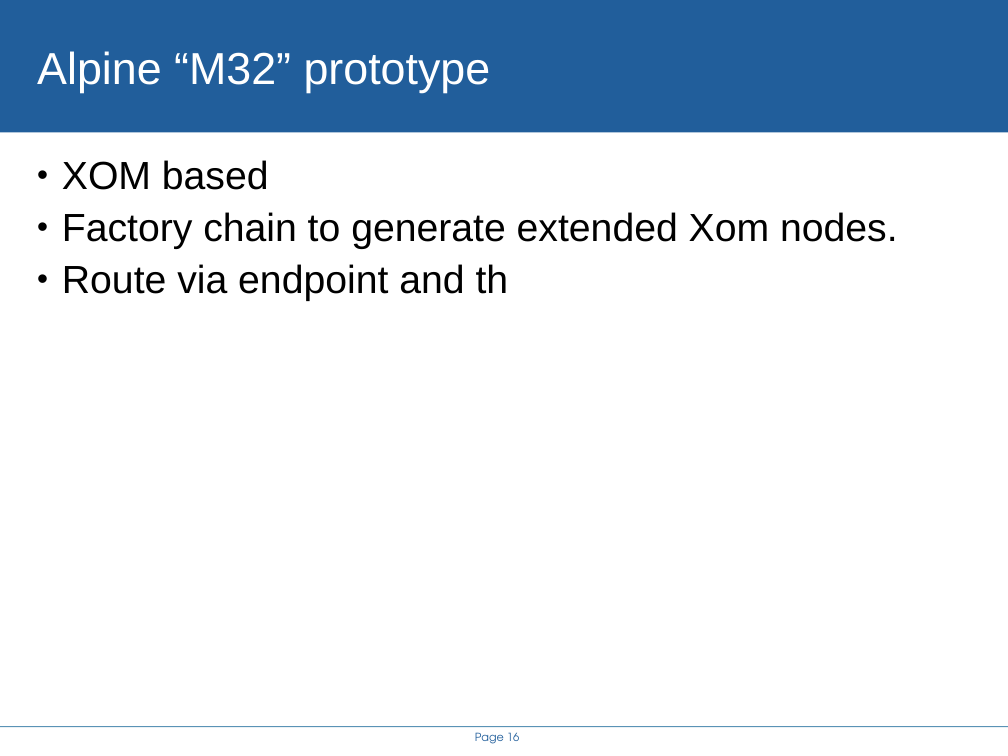
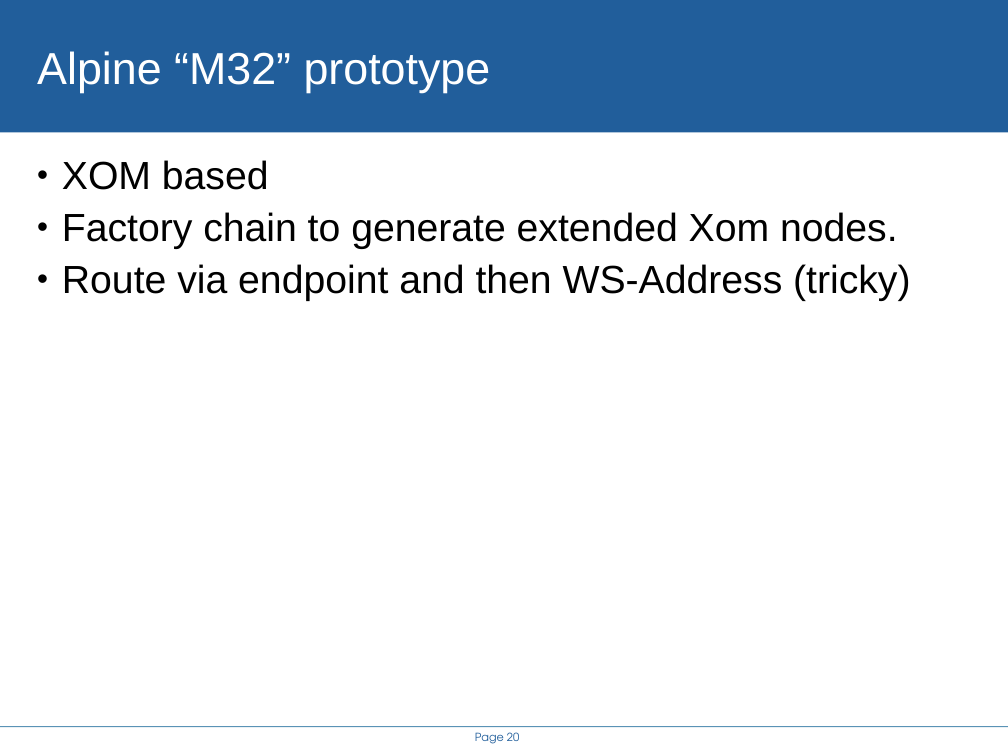
Before and after one commit to steveloughran/smartfrog, a slide deck: slide 20 of projects/alpine/doc/icws2005/rethinking_the_java_SOAP_stack.ppt (slide 16 before the commit). Drawn at 1008x756 pixels with LibreOffice and Linux fonts; fonts in the diff are those of the drawing; background and template pictures are left out. Boxes give left, top, right and bottom in pixels: in the first picture for what was removed or moved away, otherwise in the second. Text is boxed around its words. In the diff, an @@ line names an element or a change of style, - is before the commit and + after.

```diff
--- a/projects/alpine/doc/icws2005/rethinking_the_java_SOAP_stack.ppt
+++ b/projects/alpine/doc/icws2005/rethinking_the_java_SOAP_stack.ppt
@@ text at (x1=62, y1=264, x2=910, y2=301): text changed @@
-• Route via endpoint and th
+• Route via endpoint and then WS-Address (tricky)
@@ page number at (x1=475, y1=732, x2=519, y2=744): text changed @@
-Page 16
+Page 20
```
Also in this commit, not shown: 8 other slides changed, 6 slides added, 2 slides removed, 14 other files.
